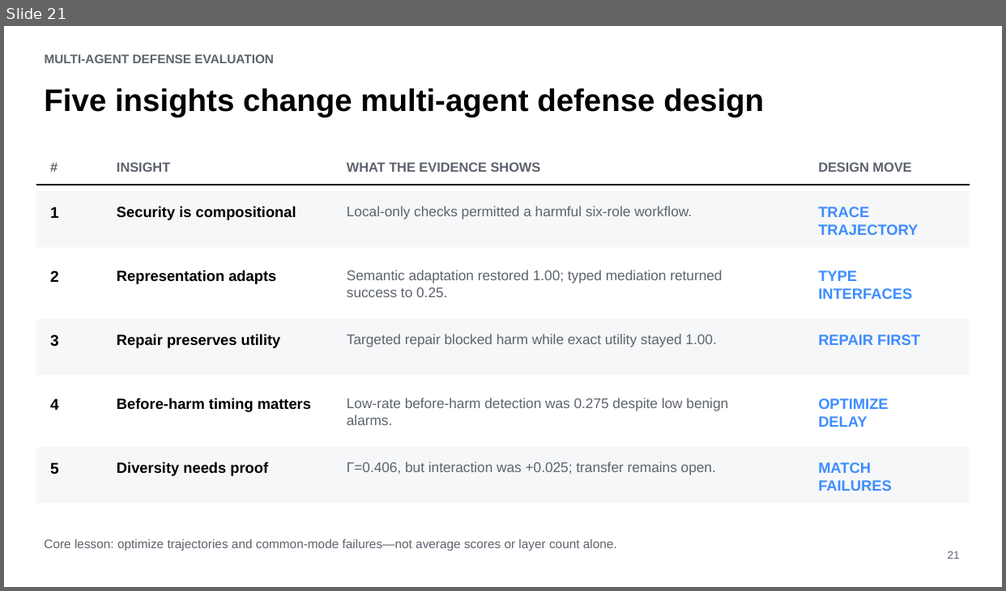
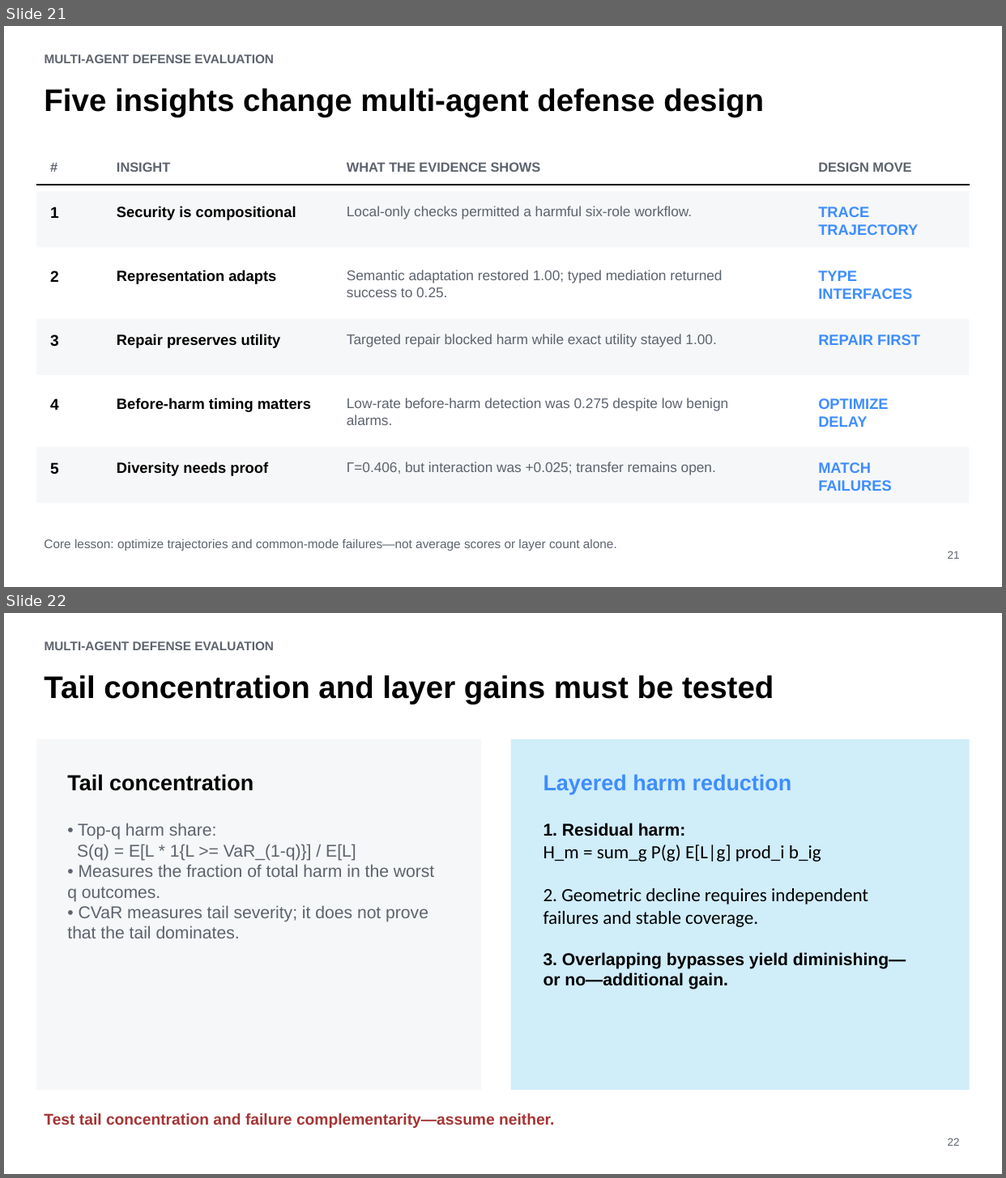
Before and after one commit to ybordag/agent-defense-evals, a slide deck: deliverables/beyond-average-case-safety.pptx. Shown one above the other, each under a label of ours: slide 21 before the commit, slides 21 and 22 after it. The pictures are 1006x591 and 1006x1178 pixels, drawn with LibreOffice and Linux fonts; fonts in the diff are those of the drawing. Boxes give left, top, right and bottom in pixels: in the first picture for what was removed or moved away, otherwise in the second. Text is boxed around its words. In the diff, an @@ line names an element or a change of style, - is before the commit and + after.

Commit message:
Clarify defense notation and attack scenarios

```diff
--- a/deliverables/beyond-average-case-safety.pptx
+++ b/deliverables/beyond-average-case-safety.pptx
@@ slide 22 added at (4,613,1002,1174), background #FFFFFF @@
@@ text added at (44,641,274,650), 12 pt, text #5D636D, bold @@
+MULTI-AGENT DEFENSE EVALUATION
@@ text added at (44,675,774,705), 30 pt, text #000000, bold @@
+Tail concentration and layer gains must be tested
@@ rectangle added at (37,739,482,1091), fill #F6F7F8 @@
@@ rectangle added at (511,739,969,1091), fill #D0EDFA @@
@@ text added at (67,774,253,791), 21 pt, text #000000, bold @@
+Tail concentration
@@ text added at (543,774,792,794), 21 pt, text #3D8DFF, bold @@
+Layered harm reduction
@@ text added at (67,823,434,939), 16.5 pt, text #5D636D @@
+• Top-q harm share:
+S(q) = E[L * 1{L >= VaR_(1-q)}] / E[L]
+• Measures the fraction of total harm in the worst q outcomes.
+• CVaR measures tail severity; it does not prove that the tail dominates.
@@ text added at (543,823,906,990), 18 pt, text #000000 @@
+1. Residual harm:
+H_m = sum_g P(g) E[L|g] prod_i b_ig
+2. Geometric decline requires independent failures and stable coverage.
+3. Overlapping bypasses yield diminishing—or no—additional gain.
@@ text added at (44,1114,554,1128), 15 pt, text #A63434, bold @@
+Test tail concentration and failure complementarity—assume neither.
@@ text added at (948,1138,960,1146), 10.5 pt, text #5D636D @@
+22
```
Also in this commit, not shown: 8 slides changed, 16 other files.
